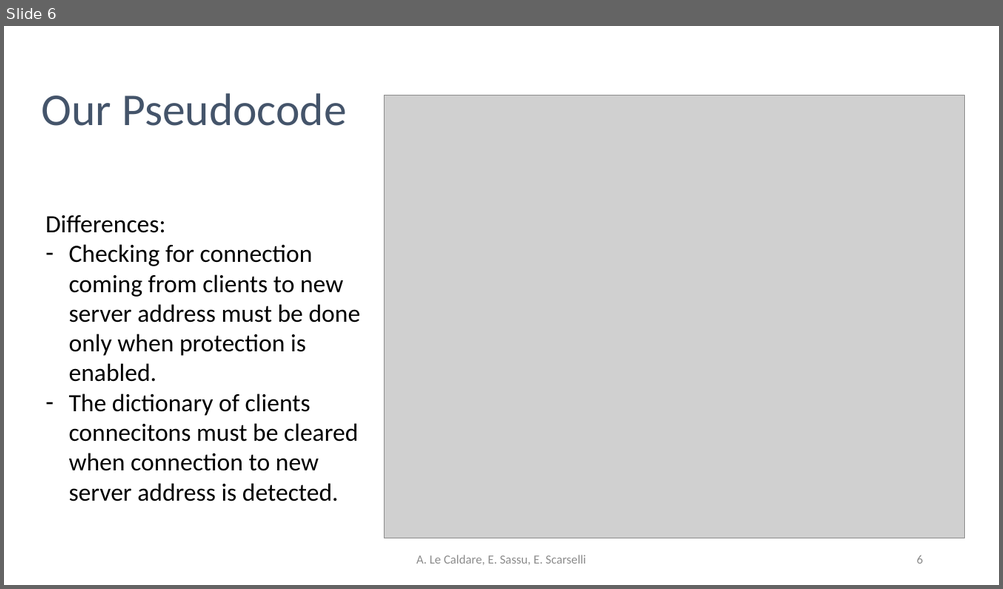
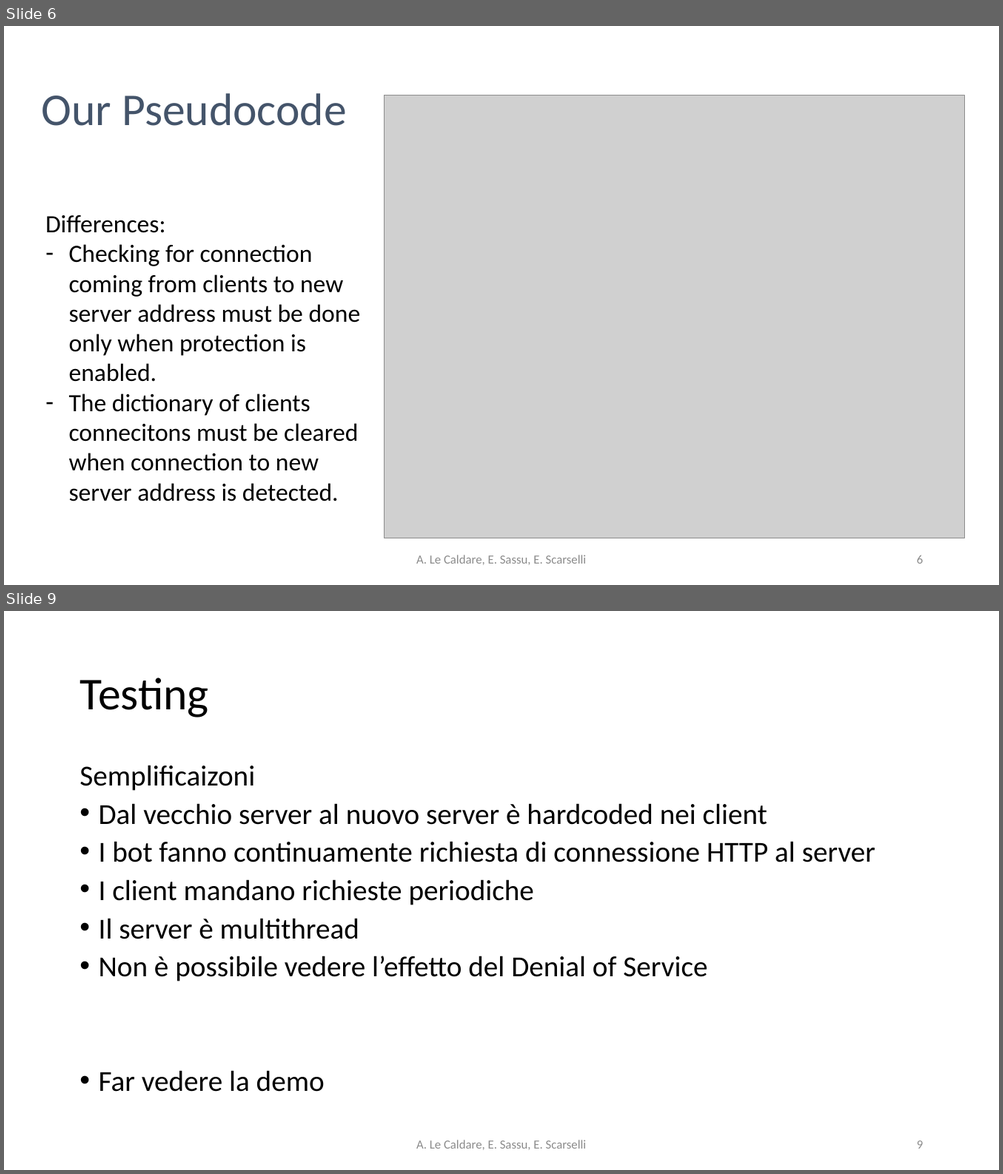
Before and after one commit to psoftware/ddosdefence-floodlight-controller, a slide deck: Docs/DDoSDefence.pptx. Shown one above the other, each under a label of ours: slide 6 before the commit, slides 6 and 9 after it; the slides between them are not shown. The pictures are 1003x589 and 1003x1174 pixels, drawn with LibreOffice and Linux fonts; fonts in the diff are those of the drawing; grey boxes stand for pictures. Boxes give left, top, right and bottom in pixels: in the first picture for what was removed or moved away, otherwise in the second. Text is boxed around its words. In the diff, an @@ line names an element or a change of style, - is before the commit and + after.

```diff
--- a/Docs/DDoSDefence.pptx
+++ b/Docs/DDoSDefence.pptx
@@ slide 9 added at <box>4,611,999,1170</box>, background #FFFFFF @@
@@ title added at <box>79,678,208,718</box>, 44 pt, text #000000 @@
+Testing
@@ text added at <box>79,765,875,1092</box>, 28 pt, text #000000 @@
+Semplificaizoni
+• Dal vecchio server al nuovo server è hardcoded nei client
+• I bot fanno continuamente richiesta di connessione HTTP al server
+• I client mandano richieste periodiche
+• Il server è multithread
+• Non è possibile vedere l’effetto del Denial of Service
+• Far vedere la demo
@@ text added at <box>416,1140,586,1150</box>, 12 pt, text #8C8C8C @@
+A. Le Caldare, E. Sassu, E. Scarselli
@@ page number added at <box>916,1141,922,1149</box>, 12 pt, text #8C8C8C @@
+9
```
Also in this commit, not shown: 2 slides changed.
